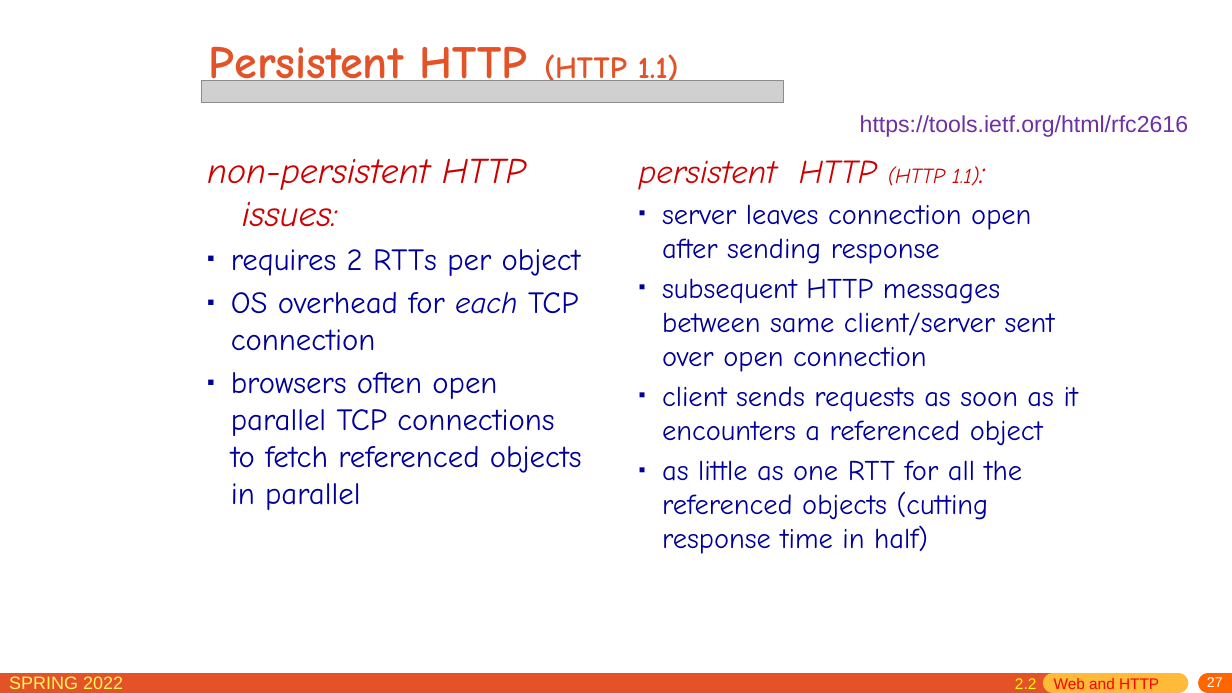
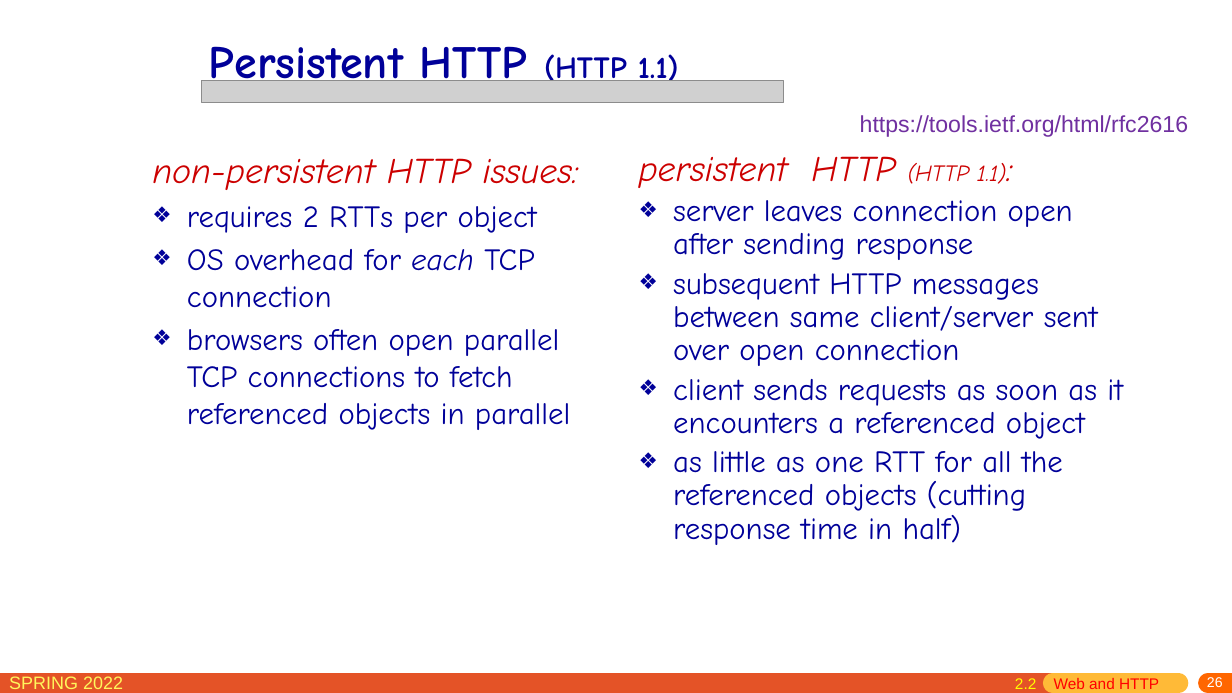
Before and after one commit to network-whu/slides, a slide deck: slide 26 of pptx/chapter2.pptx (slide 27 before the commit). Drawn at 1232x693 pixels with LibreOffice and Linux fonts; fonts in the diff are those of the drawing; grey boxes stand for pictures. Boxes give left, top, right and bottom in pixels: in the first picture for what was removed or moved away, otherwise in the second. Text is boxed around its words. In the diff, an @@ line names an element or a change of style, - is before the commit and + after.

```diff
--- a/pptx/chapter2.pptx
+++ b/pptx/chapter2.pptx
@@ title "Persistent HTTP (HTTP 1.1)" at box(209, 46, 679, 92): text colour #E45327 to #000099 @@
@@ text "non-persistent HTTP issues:": place and size @@
-text "non-persistent HTTP issues:" at box(207, 158, 582, 510)
+text "non-persistent HTTP issues:" at box(152, 158, 579, 430)
@@ text "persistent HTTP (HTTP 1.1):" at box(639, 156, 1123, 545): size 25.9 to 28 pt in "persistent HTTP 1.1):"; size 16.6 to 18 pt in "(HTTP 1.1):"; size 22.2 to 24 pt; line spacing 1 to 0.9; bullet ▪ to ❖ @@
@@ text at box(187, 206, 570, 430): bullet ▪ to ❖ @@
@@ page number at box(1207, 677, 1223, 687): text changed @@
-27
+26
```
Also in this commit, not shown: 107 other slides changed, 1 slide removed.
